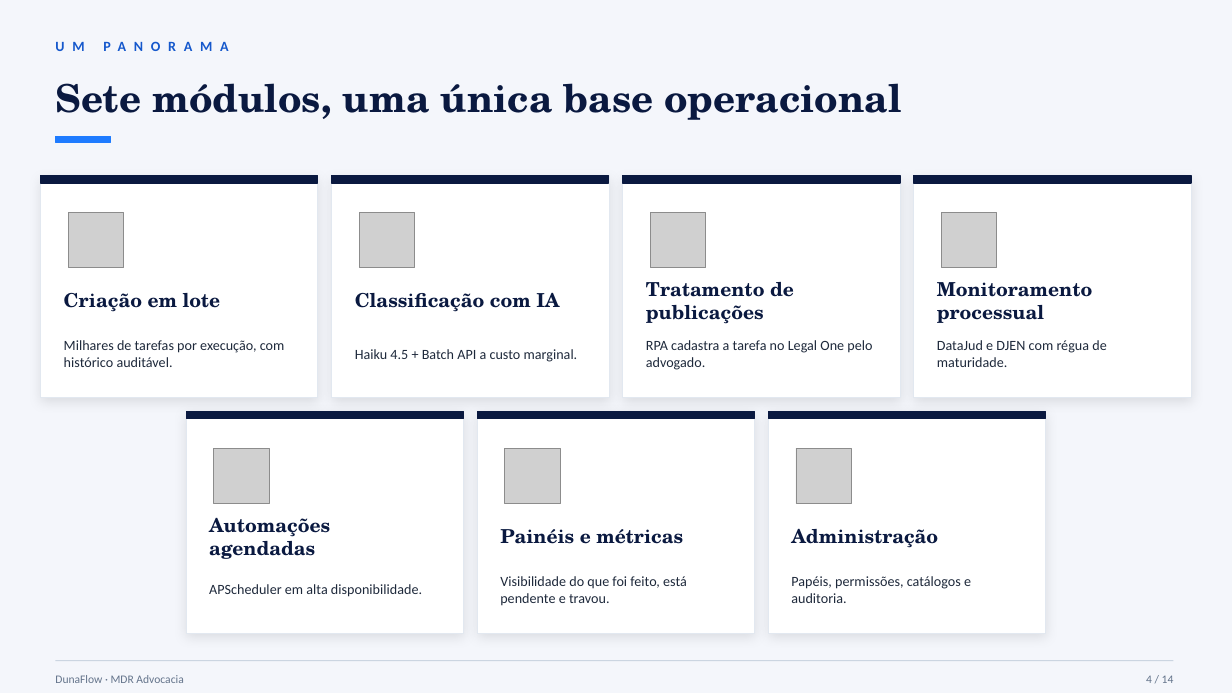
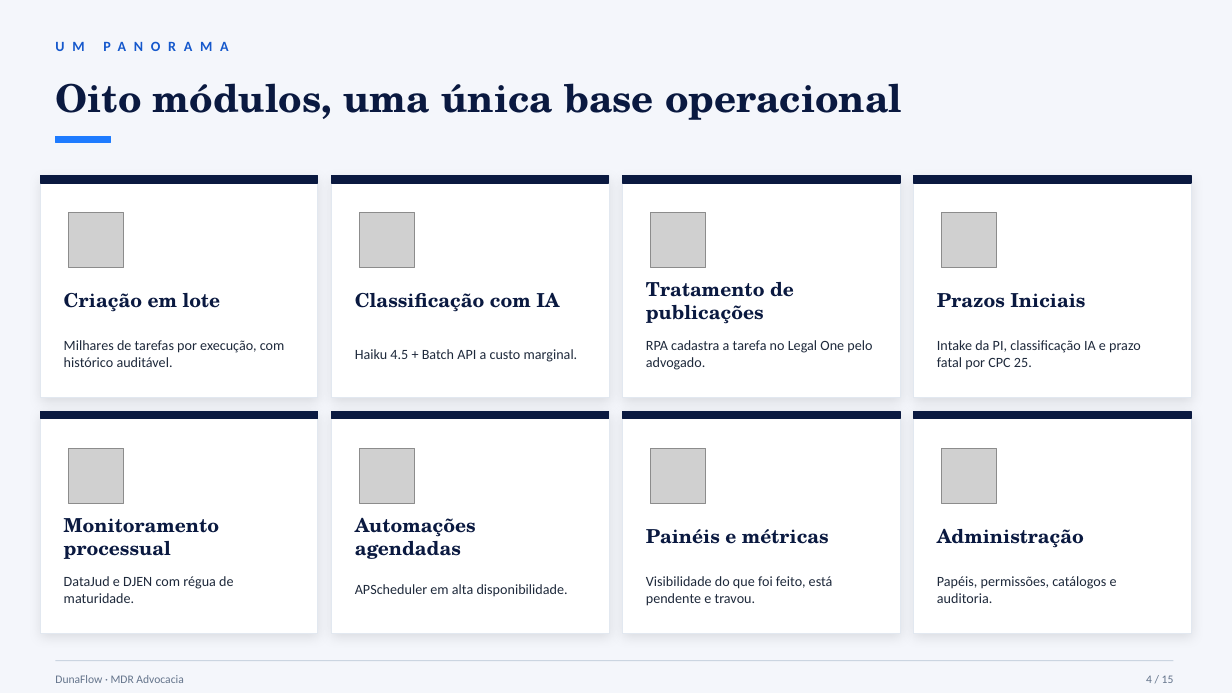
Before and after one commit to MDR-Advocacia/TwoTask, a slide deck: slide 4 of docs/DunaFlow_Apresentacao.pptx. Drawn at 1232x693 pixels with LibreOffice and Linux fonts; fonts in the diff are those of the drawing; grey boxes stand for pictures. Boxes give left, top, right and bottom in pixels: in the first picture for what was removed or moved away, otherwise in the second. Text is boxed around its words. In the diff, an @@ line names an element or a change of style, - is before the commit and + after.

Commit message:
feat(prazos-iniciais): desacopla disparo do tratamento web (Onda 3 #5+#6)
- pin012: dispatch_pending/dispatched_at/dispatch_error_message no intake
- confirm/finalize saem com dispatch_pending=True (sem GED/cancel síncronos)
- novo dispatch_treatment_web idempotente + endpoints manual e batch
- worker periódico (off por padrão) configuravel via env
- frontend: badge 'Pendente disparo' + botoes Disparar/Disparar 10

Onda 2 (#1-#4) ja inclusa: polling auto, tratado por display, hard delete admin

```diff
--- a/docs/DunaFlow_Apresentacao.pptx
+++ b/docs/DunaFlow_Apresentacao.pptx
@@ text at [55,83,902,120]: text changed @@
-Sete módulos, uma única base operacional
+Oito módulos, uma única base operacional
@@ text at [937,293,1085,308]: text changed @@
-Monitoramento processual
+Prazos Iniciais
@@ text at [937,340,1141,370]: text changed @@
-DataJud e DJEN com régua de maturidade.
+Intake da PI, classificação IA e prazo fatal por CPC 25.
@@ 6 rectangles: place and size @@
-6 rectangles at [187,411,1045,633]
+6 rectangles at [41,411,900,633]
@@ rectangle added at [914,411,1191,633], fill #FFFFFF, outline #E2E8F0 0.5 pt @@
@@ rectangle added at [914,411,1191,419], fill #0A1940, outline #0A1940 1 pt @@
@@ picture added at [68,448,124,504] @@
@@ text added at [64,518,219,559], 15 pt, text #0A1940, bold @@
+Monitoramento processual
@@ 6 texts, 3 pictures: place and size @@
-6 texts, 3 pictures at [209,448,971,606]
+6 texts, 3 pictures at [355,448,1117,606]
@@ text added at [64,576,233,603], 11 pt, text #1E293B @@
+DataJud e DJEN com régua de maturidade.
@@ text at [1146,675,1174,683]: text changed @@
-4 / 14
+4 / 15
```
Also in this commit, not shown: 13 other slides changed, 1 slide added, 27 other files.
